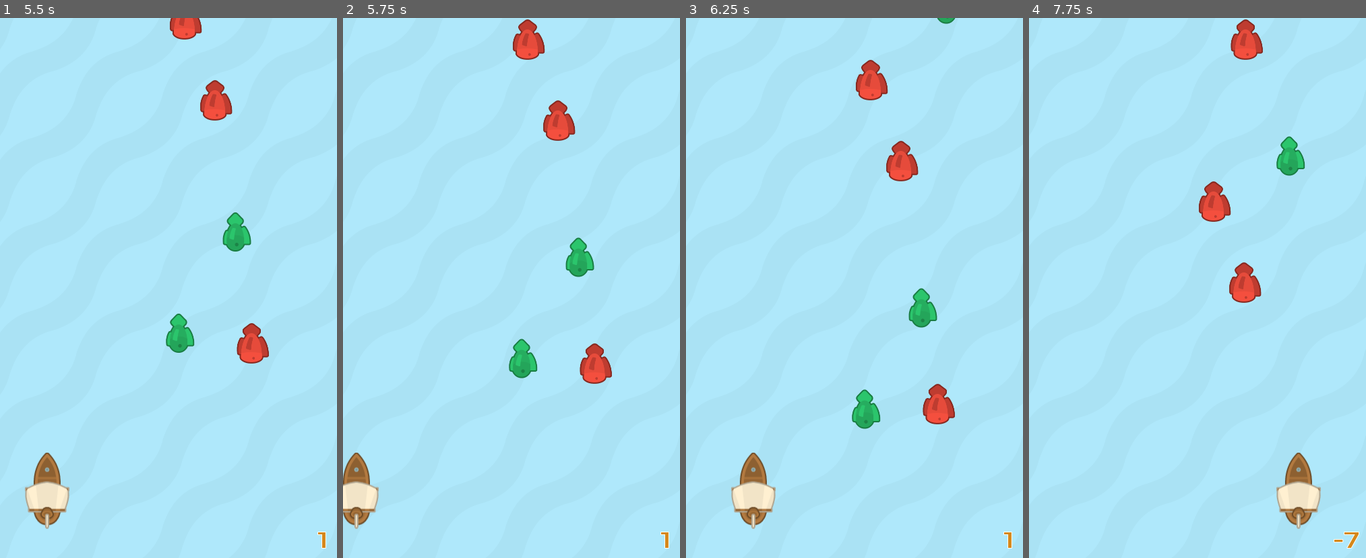
Above: before the commit, frames 1-4 (left to right).
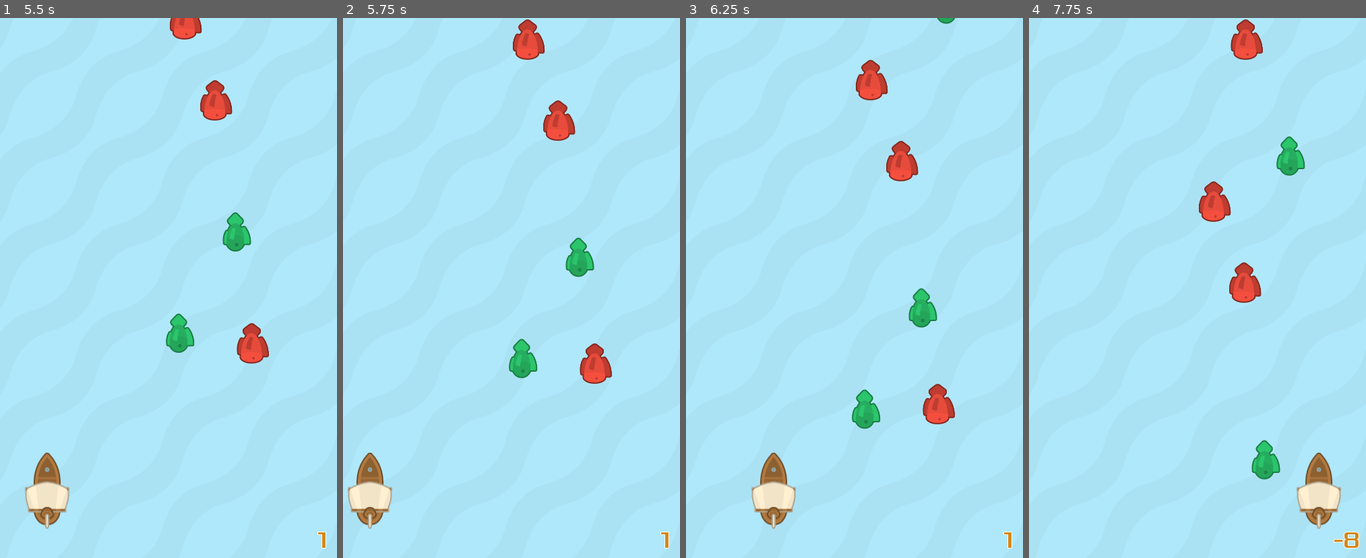
Above: after the commit, the same moments.

Repository: mwa/seaworthy
Game: Godot game, scene res://scenes/Sea.tscn
The game is run twice, just before and just after one commit, with the same random seed, the same clock (stepped at 60 frames per second) and the same inputs.
Inputs:
- Up to frame 1 (5.5 s): hold Right (ui_right) 0.53-1.28 s; hold Left (ui_left) 1.28-2.03 s; hold Right (ui_right) 2.03-3.53 s; hold Left (ui_left) from 3.53 s (still down)
- Up to frame 2 (5.75 s): keep holding Left (ui_left)
- Up to frame 3 (6.25 s): release Left (ui_left) at 5.78 s; hold Right (ui_right) from 5.78 s (still down)
- Up to frame 4 (7.75 s): keep holding Right (ui_right)

Frame 1 is identical in both runs. In frame 2, 1.2% of the frame differs, in the area x 0-15%, y 80-95%; in frame 3, 1.6%; in frame 4, 2.2%, in the area x 66-98%, y 78-99%.

Commit message:
fix BorderLeft collision shape

Diff:
--- a/scenes/Sea.tscn
+++ b/scenes/Sea.tscn
@@ -11,6 +11,9 @@
 size = 35
 outline_size = 1
 font_data = ExtResource( 4 )
+
+[sub_resource type="RectangleShape2D" id=3]
+extents = Vector2( 20, 100 )
 
 [sub_resource type="RectangleShape2D" id=2]
 extents = Vector2( 20, 100 )
@@ -53,6 +56,7 @@
 position = Vector2( 0, 700 )
 
 [node name="BorderLeft" type="CollisionShape2D" parent="SideBorders"]
+shape = SubResource( 3 )
 
 [node name="BorderRight" type="CollisionShape2D" parent="SideBorders"]
 position = Vector2( 500, 0 )
Not shown: 1 places in scenes/Sea.tscn that only renumber resources
